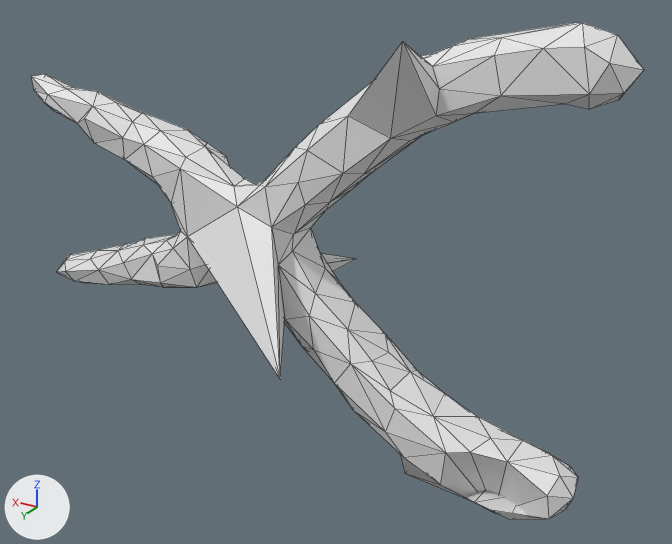
Two versions of the OBJ model mesh_cnn/datasets/random_pertubations/T505.obj, one commit apart.
One viewpoint serves both versions: a 50 mm lens placed at (-1.098, 1.709, 0.786), pointed at (-0.068, -0.009, -0.072). Every picture has the same lights, and +X, +Y and +Z are marked at lower left. Mesh edges are drawn as thin lines. Where no turn or scale is listed for an object, it has been applied to the vertices.

Names of what the first picture shows: 'T505'.
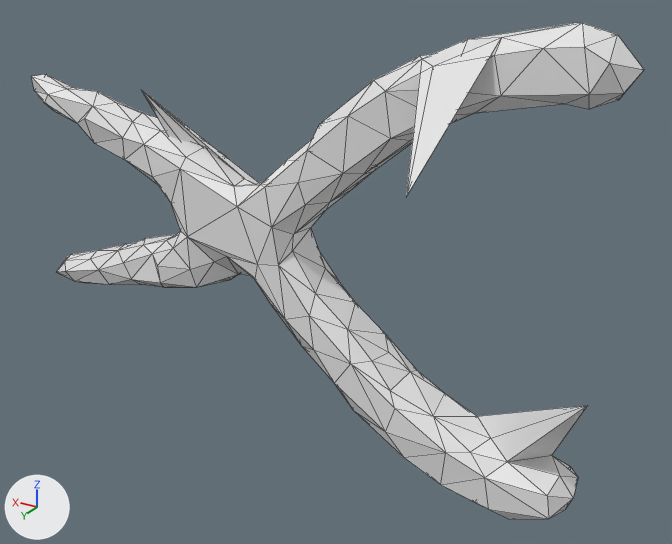
Changed parts and their boxes (x1, y1, x2, y2) in the pictures (672 x 544 px; the box of a moved part takes in the faces that stretch with it):
```json
{"part": 1, "of": "me_t505", "change": "moved or reshaped", "before": [188, 125, 551, 519], "after": [142, 90, 587, 519]}
{"part": 2, "of": "me_t505", "change": "moved or reshaped", "before": [349, 37, 501, 138], "after": [349, 37, 502, 196]}
```

Edits to the scene script, one JSON object a line:
```json
{"block": "me_t505", "where": "me_t505.from_pydata(...)  # 252 vertices, 500 faces; spans x -0.71..0.87, y -0.16..0.26, z -0.69..0.54"}
{"block": "me_t505", "where": "# used by ob_t505; location = (0.0, 0.0, 0.0)"}
{"block": "me_t505", "change": "me_t505 part 1"}
{"op": "set", "path": "me_t505.vertices[99].co", "old": "(0.25, -0.07, 0.03)", "new": "(0.42, 0.07, 0.31)", "note": "not seen -> pixel (141, 89)"}
{"op": "set", "path": "me_t505.vertices[101].co", "old": "(-0.04, -0.15, -0.1)", "new": "(0.15, -0.06, -0.1)", "note": "pixel (356, 258) -> not seen"}
{"op": "set", "path": "me_t505.vertices[103].co", "old": "(-0.09, 0.26, -0.22)", "new": "(0.09, 0.08, -0.06)", "note": "pixel (280, 379) -> pixel (257, 264)"}
{"op": "set", "path": "me_t505.vertices[145].co", "old": "(0.0, 0.05, 0.23)", "new": "(-0.19, 0.02, 0.21)", "note": "pixel (294, 147) -> pixel (377, 166)"}
{"op": "set", "path": "me_t505.vertices[182].co", "old": "(-0.19, -0.16, -0.69)", "new": "(-0.39, 0.0, -0.52)", "note": "pixel (404, 473) -> not seen"}
{"op": "set", "path": "me_t505.vertices[203].co", "old": "(-0.54, -0.05, -0.4)", "new": "(-0.71, 0.12, -0.17)", "note": "pixel (522, 440) -> pixel (587, 405)"}
{"op": "set", "path": "me_t505.vertices[206].co", "old": "(-0.48, -0.06, -0.63)", "new": "(-0.5, 0.08, -0.43)", "note": "pixel (494, 513) -> pixel (484, 477)"}
{"block": "me_t505", "change": "me_t505 part 2"}
{"op": "set", "path": "me_t505.vertices[191].co", "old": "(-0.33, 0.2, 0.51)", "new": "(-0.24, 0.08, 0.39)", "note": "pixel (402, 41) -> pixel (385, 91)"}
{"op": "set", "path": "me_t505.vertices[212].co", "old": "(-0.36, 0.05, 0.48)", "new": "(-0.41, 0.32, 0.27)", "note": "pixel (453, 45) -> pixel (406, 197)"}
{"op": "set", "path": "me_t505.vertices[248].co", "old": "(-0.68, -0.07, 0.46)", "new": "(-0.52, 0.03, 0.52)", "note": "pixel (639, 64) -> not seen"}
```
